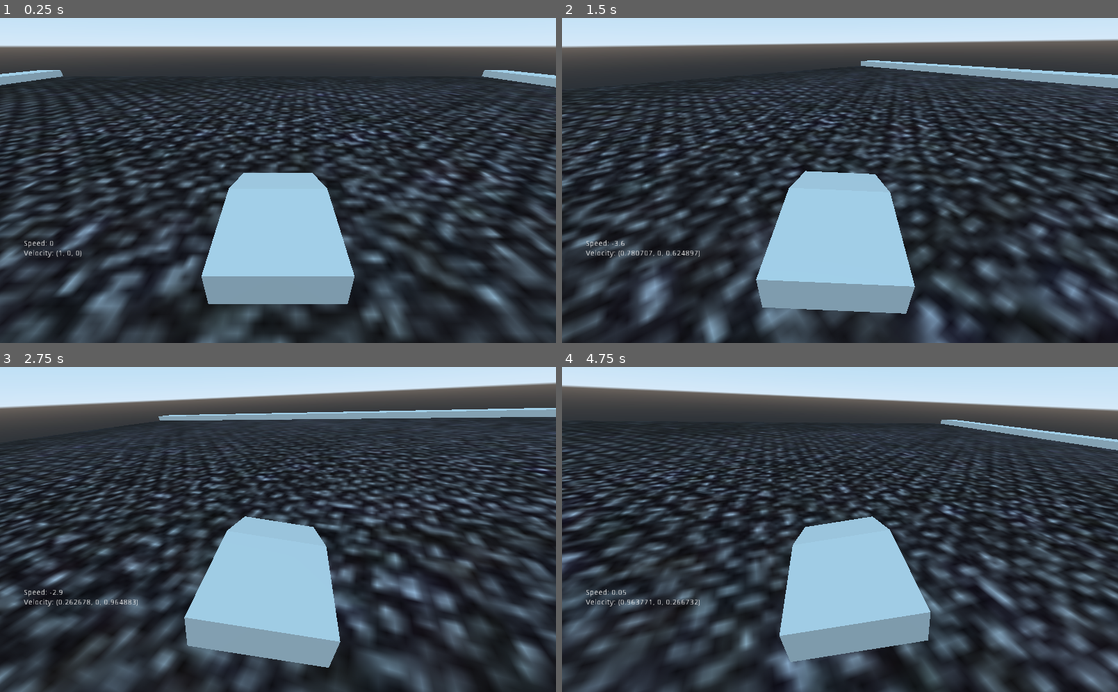
Above: before the commit, frames 1-4 (two rows, left to right).
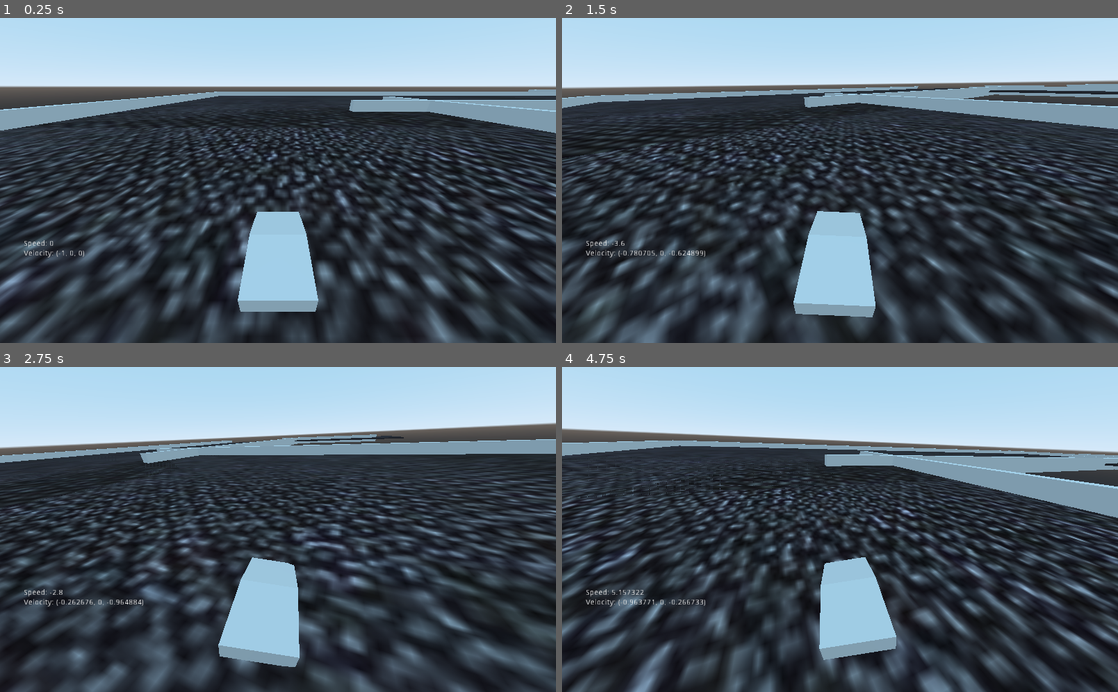
Above: after the commit, the same moments.

Repository: Mac-Barrett/G-Infinite
Game: Godot game, scene res://Scenes/Testing.tscn
The game is run twice, just before and just after one commit, with the same random seed, the same clock (stepped at 60 frames per second) and the same inputs. This scene is started directly instead of the project's main scene.
Inputs:
- Up to frame 1 (0.25 s): no input
- Up to frame 2 (1.5 s): tap Enter at 0.5 s; hold D 0.53-1.28 s; hold S from 1.28 s (still down)
- Up to frame 3 (2.75 s): release S at 2.03 s; hold D from 2.03 s (still down)
- Up to frame 4 (4.75 s): release D at 2.78 s; hold W 2.78-3.53 s; hold A from 3.53 s (still down)

The runs differ from the first frame. In frame 1, 58% of the frame differs, in the area x 0-100%, y 3-100%; in frame 2, 59%; in frame 3, 56%; in frame 4, 62%, in the area x 0-100%, y 2-100%.

Commit message:
Tweaked vehicle acceleration, cleaned up player vehicle script

Diff:
--- a/Objects/PlayerCar.tscn
+++ b/Objects/PlayerCar.tscn
@@ -20,8 +20,9 @@
 material = SubResource( 2 )
 
 [node name="Camera" type="Camera" parent="."]
-transform = Transform( -4.37114e-08, -0.5, 0.866026, 0, 0.866026, 0.5, -1, 2.18557e-08, -3.78552e-08, 3.5, 2, -0.5 )
+transform = Transform( -4.37114e-08, -0.422618, 0.906308, 0, 0.906308, 0.422618, -1, 1.84732e-08, -3.9616e-08, 4, 3, -0.5 )
 current = true
+fov = 90.0
 
 [node name="HUD" type="Control" parent="."]
 margin_right = 1030.0
--- /dev/null
+++ b/Objects/Road1.tscn
@@ -0,0 +1,39 @@
+[gd_scene load_steps=4 format=2]
+
+[ext_resource path="res://Textures/road.jpeg" type="Texture" id=1]
+
+[sub_resource type="SpatialMaterial" id=1]
+albedo_texture = ExtResource( 1 )
+metallic_specular = 1.0
+
+[sub_resource type="BoxShape" id=2]
+
+[node name="Road1" type="RigidBody"]
+mode = 1
+mass = 0.00102041
+
+[node name="Road" type="CSGBox" parent="."]
+width = 60.0
+height = 0.5
+depth = 40.0
+material = SubResource( 1 )
+
+[node name="LeftRail" type="CSGBox" parent="."]
+transform = Transform( 1, 0, 0, 0, 1, 0, 0, 0, 1, 0, 0, 20 )
+width = 60.0
+height = 3.0
+depth = 1.0
+
+[node name="RightRail" type="CSGBox" parent="."]
+transform = Transform( 1, 0, 0, 0, 1, 0, 0, 0, 1, 0, 0, -20 )
+width = 60.0
+height = 3.0
+depth = 1.0
+
+[node name="LeftRailCollision" type="CollisionShape" parent="."]
+transform = Transform( 30, 0, 0, 0, 3, 0, 0, 0, 0.5, 0, 0, 20 )
+shape = SubResource( 2 )
+
+[node name="RightRailCollision" type="CollisionShape" parent="."]
+transform = Transform( 30, 0, 0, 0, 3, 0, 0, 0, 0.5, 0, 0, -20 )
+shape = SubResource( 2 )
--- /dev/null
+++ b/Objects/Turn1.tscn
@@ -0,0 +1,39 @@
+[gd_scene load_steps=4 format=2]
+
+[ext_resource path="res://Textures/road.jpeg" type="Texture" id=1]
+
+[sub_resource type="SpatialMaterial" id=2]
+albedo_texture = ExtResource( 1 )
+
+[sub_resource type="BoxShape" id=1]
+
+[node name="CSGCombiner" type="CSGCombiner"]
+
+[node name="CSGBox" type="CSGBox" parent="."]
+width = 60.0
+height = 0.5
+depth = 60.0
+material = SubResource( 2 )
+
+[node name="LeftRail2" type="CSGBox" parent="."]
+transform = Transform( -4.37114e-08, 0, 1, 0, 1, 0, -1, 0, -4.37114e-08, 20, 0, 5 )
+width = 50.0
+height = 3.0
+depth = 1.0
+
+[node name="RightRail2" type="CSGBox" parent="."]
+transform = Transform( 1, 0, 0, 0, 1, 0, 0, 0, 1, -5, 0, -20 )
+width = 50.0
+height = 3.0
+depth = 1.0
+
+[node name="Rigid Body" type="RigidBody" parent="."]
+mode = 1
+
+[node name="LeftRailCollision2" type="CollisionShape" parent="Rigid Body"]
+transform = Transform( -1.09278e-06, 0, 0.5, 0, 3, 0, -25, 0, -2.18557e-08, 20, 0, 5 )
+shape = SubResource( 1 )
+
+[node name="RightRailCollision2" type="CollisionShape" parent="Rigid Body"]
+transform = Transform( 25, 0, 0, 0, 3, 0, 0, 0, 0.5, -5, 0, -20 )
+shape = SubResource( 1 )
--- a/Scenes/Menus/Credits.tscn
+++ b/Scenes/Menus/Credits.tscn
@@ -1,6 +1,6 @@
 [gd_scene load_steps=2 format=2]
 
-[ext_resource path="res://Scripts/Credits.gd" type="Script" id=1]
+[ext_resource path="res://Scripts/UI/Credits.gd" type="Script" id=1]
 
 [node name="Control" type="Control"]
 anchor_right = 1.0
--- a/Scenes/Menus/MainMenu.tscn
+++ b/Scenes/Menus/MainMenu.tscn
@@ -1,11 +1,16 @@
 [gd_scene load_steps=2 format=2]
 
-[ext_resource path="res://Scripts/MainMenu.gd" type="Script" id=1]
+[ext_resource path="res://Scripts/UI/MainMenu.gd" type="Script" id=1]
 
 [node name="Control" type="Control"]
 anchor_right = 1.0
 anchor_bottom = 1.0
 script = ExtResource( 1 )
+
+[node name="ColorRect" type="ColorRect" parent="."]
+margin_right = 1032.0
+margin_bottom = 615.0
+color = Color( 0, 0.686275, 0.796078, 1 )
 
 [node name="VBoxContainer" type="VBoxContainer" parent="."]
 margin_left = 100.0
--- a/Scenes/Testing.tscn
+++ b/Scenes/Testing.tscn
@@ -1,48 +1,39 @@
-[gd_scene load_steps=6 format=2]
+[gd_scene load_steps=4 format=2]
 
-[ext_resource path="res://Textures/road.jpeg" type="Texture" id=1]
+[ext_resource path="res://Objects/Road1.tscn" type="PackedScene" id=1]
 [ext_resource path="res://Objects/PlayerCar.tscn" type="PackedScene" id=2]
-[ext_resource path="res://Scenes/RoadPiece.gd" type="Script" id=3]
-
-[sub_resource type="SpatialMaterial" id=1]
-albedo_texture = ExtResource( 1 )
-metallic_specular = 1.0
-
-[sub_resource type="BoxShape" id=2]
+[ext_resource path="res://Objects/Turn1.tscn" type="PackedScene" id=3]
 
 [node name="Root" type="Spatial"]
 
-[node name="KinematicBody" parent="." instance=ExtResource( 2 )]
-transform = Transform( 1, 0, 0, 0, 1, 0, 0, 0, 1, 0, 0.6, 0 )
+[node name="PlayerCar" parent="." instance=ExtResource( 2 )]
+transform = Transform( -1, 0, -8.74228e-08, 0, 1, 0, 8.74228e-08, 0, -1, 0, 0, 0 )
 
-[node name="Area" type="Area" parent="."]
-transform = Transform( 2, 0, 0, 0, 0.5, 0, 0, 0, 2, 0, 0, 0 )
-script = ExtResource( 3 )
+[node name="Road1" parent="." instance=ExtResource( 1 )]
 
-[node name="Road" type="CSGBox" parent="Area"]
-width = 20.0
-height = 1.0
-depth = 20.0
-material = SubResource( 1 )
+[node name="CSGCombiner" parent="." instance=ExtResource( 3 )]
+transform = Transform( 1, 0, 0, 0, 1, 0, 0, 0, 1, 40, 0, 0 )
 
-[node name="LeftRail" type="CSGBox" parent="Area"]
-transform = Transform( 1, 0, 0, 0, 1, 0, 0, 0, 1, 0, 0, 10 )
-width = 20.0
-height = 3.0
-depth = 1.0
+[node name="CSGCombiner2" parent="." instance=ExtResource( 3 )]
+transform = Transform( 1.19249e-08, 0, -1, 0, 1, 0, 1, 0, 1.19249e-08, 40, 0, 120 )
 
-[node name="RightRail" type="CSGBox" parent="Area"]
-transform = Transform( 1, 0, 0, 0, 1, 0, 0, 0, 1, 0, 0, -10 )
-width = 20.0
-height = 3.0
-depth = 1.0
+[node name="Road2" parent="." instance=ExtResource( 1 )]
+transform = Transform( -4.37114e-08, 0, 1, 0, 1, 0, -1, 0, -4.37114e-08, 40, 0, 40 )
 
-[node name="LeftRailCollision" type="CollisionShape" parent="Area"]
-transform = Transform( 10, 0, 0, 0, 1.8, 0, 0, 0, 0.424, -0.0181341, 0, 10.0765 )
-shape = SubResource( 2 )
+[node name="CSGCombiner3" parent="." instance=ExtResource( 3 )]
+transform = Transform( -4.37114e-08, 0, 1, 0, 1, 0, -1, 0, -4.37114e-08, 0, 0, 120 )
 
-[node name="RightRailCollision" type="CollisionShape" parent="Area"]
-transform = Transform( 10, 0, 0, 0, 1.8, 0, 0, 0, 0.424, 0, 0, -10 )
-shape = SubResource( 2 )
+[node name="CSGCombiner4" parent="." instance=ExtResource( 3 )]
+transform = Transform( -1, 0, -8.74228e-08, 0, 1, 0, 8.74228e-08, 0, -1, 0, 0, 160 )
 
-[connection signal="body_entered" from="Area" to="KinematicBody" method="_on_Area_body_entered"]
+[node name="Road3" parent="." instance=ExtResource( 1 )]
+transform = Transform( -4.37114e-08, 0, 1, 0, 1, 0, -1, 0, -4.37114e-08, 40, 0, 80 )
+
+[node name="Road4" parent="." instance=ExtResource( 1 )]
+transform = Transform( 1, 0, 0, 0, 1, 0, 0, 0, 1, 40, 0, 160 )
+
+[node name="CSGCombiner5" parent="." instance=ExtResource( 3 )]
+transform = Transform( 1.31134e-07, 0, -1, 0, 1, 0, 1, 0, 1.31134e-07, 80, 0, 200 )
+
+[node name="CSGCombiner6" parent="." instance=ExtResource( 3 )]
+transform = Transform( 1, 0, 1.74846e-07, 0, 1, 0, -1.74846e-07, 0, 1, 80, 0, 160 )
--- a/Scripts/PlayerCar.gd
+++ b/Scripts/PlayerCar.gd
@@ -1,46 +1,44 @@
 extends KinematicBody
+
+onready var HUD = get_node("HUD/Debug")
+onready var hitbox = get_node("CollisionShape")
+onready var body = get_node("Model")
+onready var camera = get_node("Camera")
 
 var velocity = Vector3.ZERO
 var impulse = Vector3.ZERO
 var speed = 0
 
 var turnSpeed = 0.015
-var acceleration = 0.1
+var acceleration = 0.05
 var deceleration = -0.05
+var impulseDecay = 1
 var brake = 0.3
 
 var MAX_SPEED = 40
 var fps = 60
 
-onready var HUD = get_node("HUD/Debug")
-onready var hitbox = get_node("CollisionShape")
-onready var body = get_node("Model")
-onready var camera = get_node("Camera")
 
+# On Ready
 func _ready():
 	move_lock_y = true
 	pass
 
-func decay_impulse():
-	if (impulse.x > 0):
-		impulse.x += deceleration
-	if (impulse.z > 0):
-		impulse.z += deceleration
-	pass
 
+# reads user input
 func get_input():
 	velocity = impulse
 	decay_impulse()
 
 	var accelerating = false
 	if Input.is_key_pressed(KEY_W):
-		speed = min(speed + acceleration, MAX_SPEED)
+		speed = min(speed + acceleration * (MAX_SPEED / (speed + 5)), MAX_SPEED)
 		accelerating = true
 	elif speed > 0:
 		speed += deceleration
 
 	if Input.is_key_pressed(KEY_S):
-		speed = max(speed - brake, -5)
+		speed = max(speed - brake, -4.9)
 	elif not accelerating && speed < 0:
 		speed -= deceleration
 
@@ -49,35 +47,76 @@
 		camera.rotation_degrees.z = lerp(camera.rotation_degrees.z, 0, 0.1)
 	else:
 		if Input.is_key_pressed(KEY_D):
-			rotate_y(-turnSpeed)
-			rotation_degrees.x = lerp(rotation_degrees.x, -10, 0.1)
-			camera.rotation_degrees.z = lerp(camera.rotation_degrees.z, 9, 0.1)
+			turn(true)
 		if Input.is_key_pressed(KEY_A):
-			rotate_y(turnSpeed)
-			rotation_degrees.x = lerp(rotation_degrees.x, 10, 0.1)
-			camera.rotation_degrees.z = lerp(camera.rotation_degrees.z, -9, 0.1)
+			turn(false)
 
 	velocity -= transform.basis.x * speed
 	HUD.get_child(0).text = "Speed: " + String(speed)
 	HUD.get_child(1).text = "Velocity: " + String(transform.basis.x)
+	pass
 
 
+# sets rotation of vehicle
+func turn(turnRight):
+	if (turnRight == true):
+		rotate_y(-turnSpeed)
+		rotation_degrees.x = lerp(rotation_degrees.x, -10, 0.1)
+		camera.rotation_degrees.z = lerp(camera.rotation_degrees.z, 9, 0.1)
+	else:
+		rotate_y(turnSpeed)
+		rotation_degrees.x = lerp(rotation_degrees.x, 10, 0.1)
+		camera.rotation_degrees.z = lerp(camera.rotation_degrees.z, -9, 0.1)
+	pass
+
+
+# updates HUD elements
+func update_HUD():
+	HUD.get_child(0).text = "Speed: " + String(speed)
+	HUD.get_child(1).text = "Velocity: " + String(transform.basis.x)
+	pass
+
+
+# sets camera position based on speed
 func set_camera():
 	camera.translation.x = 3 + (speed / 50)
 	camera.rotation_degrees.x = -30 + (speed / 6)
-
 	pass
 
+
+# handles collisions
+func handle_(collision):
+	if (collision != null):
+		var hitMagnitude = (abs(speed) / 5) * 10
+		speed = max(1, speed - 10)
+		impulse.x = collision.normal.x * hitMagnitude
+		impulse.z = collision.normal.z * hitMagnitude
+		collision = null
+	pass
+
+
+# decays the impulse vector from collisions
+func decay_impulse():
+	if (impulse.x > 0.5):
+		impulse.x -= impulseDecay
+	elif (impulse.x < -0.5):
+		impulse.x += impulseDecay
+	else:
+		impulse.x = 0
+
+	if (impulse.z > 0.5):
+		impulse.z -= impulseDecay
+	elif (impulse.z < -0.5):
+		impulse.z += impulseDecay
+	else:
+		impulse.z = 0
+	pass
+
+
+# On Tick Function
 func _physics_process(delta):
 	get_input()
 	set_camera()
-	velocity = move_and_slide(velocity, Vector3())
+	update_HUD()
+	handle_(move_and_collide(velocity * delta))
 	pass
-
-
-func _on_Area_body_entered(body):
-
-	speed = max(5, speed - 5)
-	impulse = Vector3(0,0,10)
-
-	pass # Replace with function body.
Not shown, added: .mono/metadata/ide_messaging_meta.txt
Renamed: Scenes/RoadPiece.gd -> Scripts/RoadPiece.gd
Renamed: Scripts/Credits.gd -> Scripts/UI/Credits.gd
Renamed: Scripts/MainMenu.gd -> Scripts/UI/MainMenu.gd
